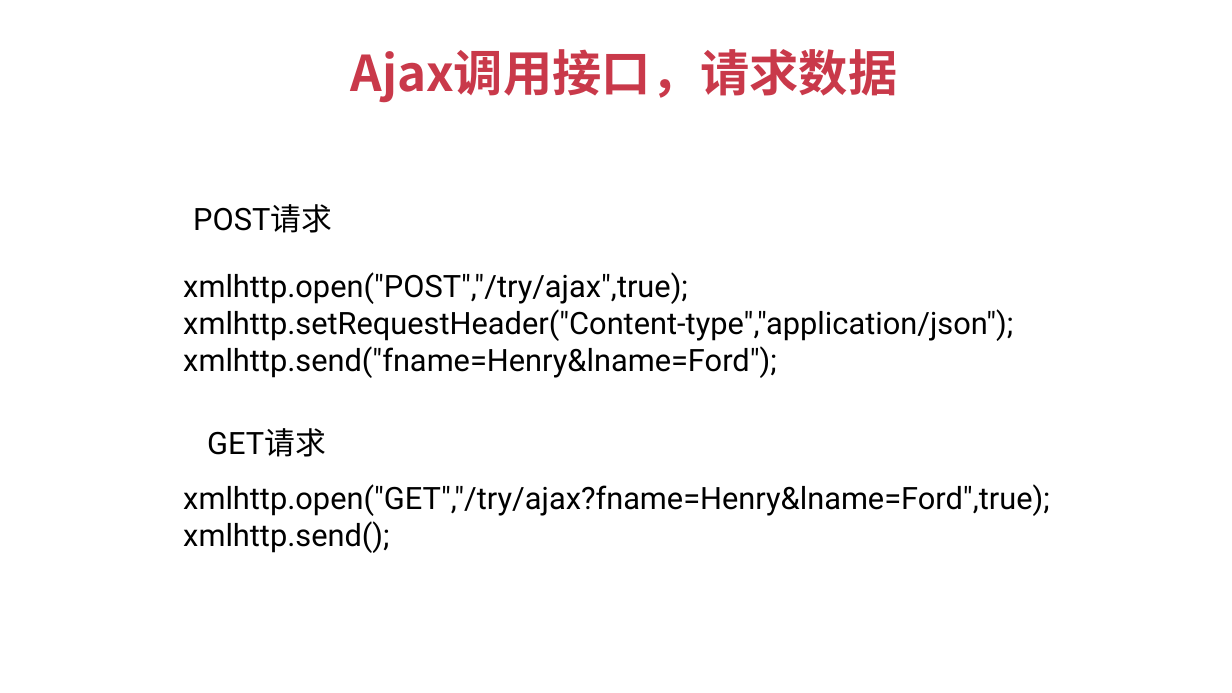
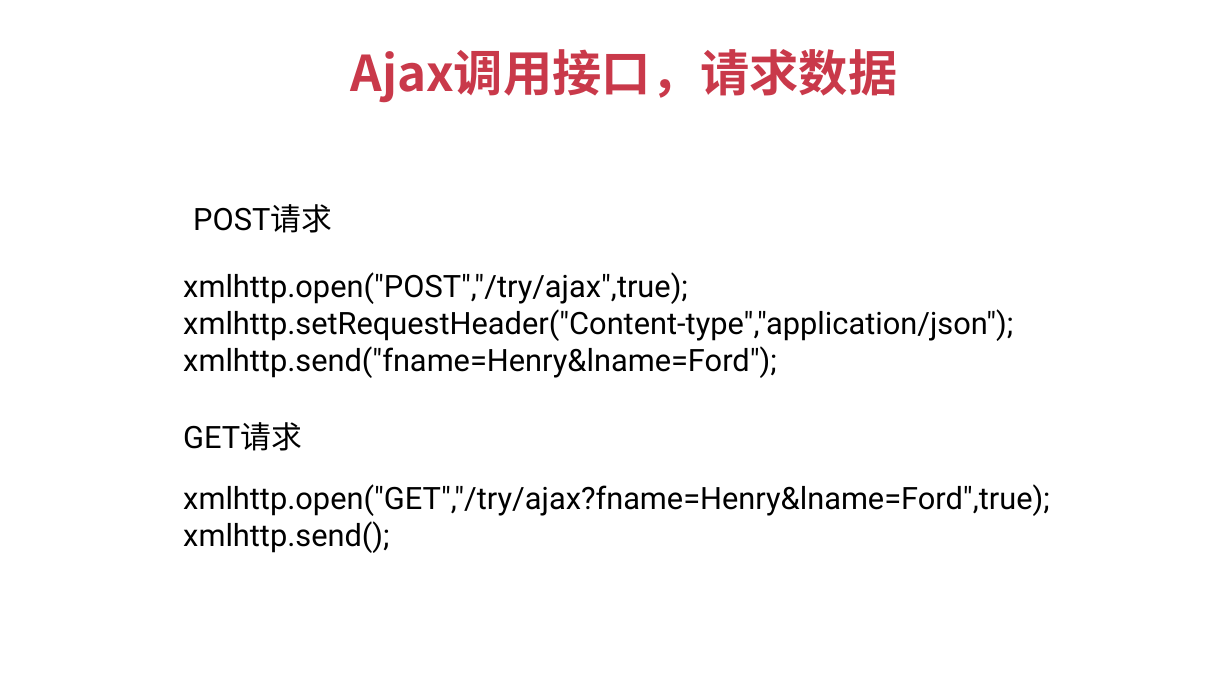
Before and after one commit to fengzhou/Nahsor, a slide deck: slide 66 of docs/测试开发实战课程演练V1.6.pptx (slide 67 before the commit). Drawn at 1232x693 pixels with LibreOffice and Linux fonts; fonts in the diff are those of the drawing. Boxes give left, top, right and bottom in pixels: in the first picture for what was removed or moved away, otherwise in the second. Text is boxed around its words. In the diff, an @@ line names an element or a change of style, - is before the commit and + after.

```diff
--- a/docs/测试开发实战课程演练V1.6.pptx
+++ b/docs/测试开发实战课程演练V1.6.pptx
@@ text "GET请求" moved from (x1=207, y1=428, x2=326, y2=457) to (x1=183, y1=422, x2=302, y2=451) @@
```
Also in this commit, not shown: 7 other slides changed, 1 slide removed.
